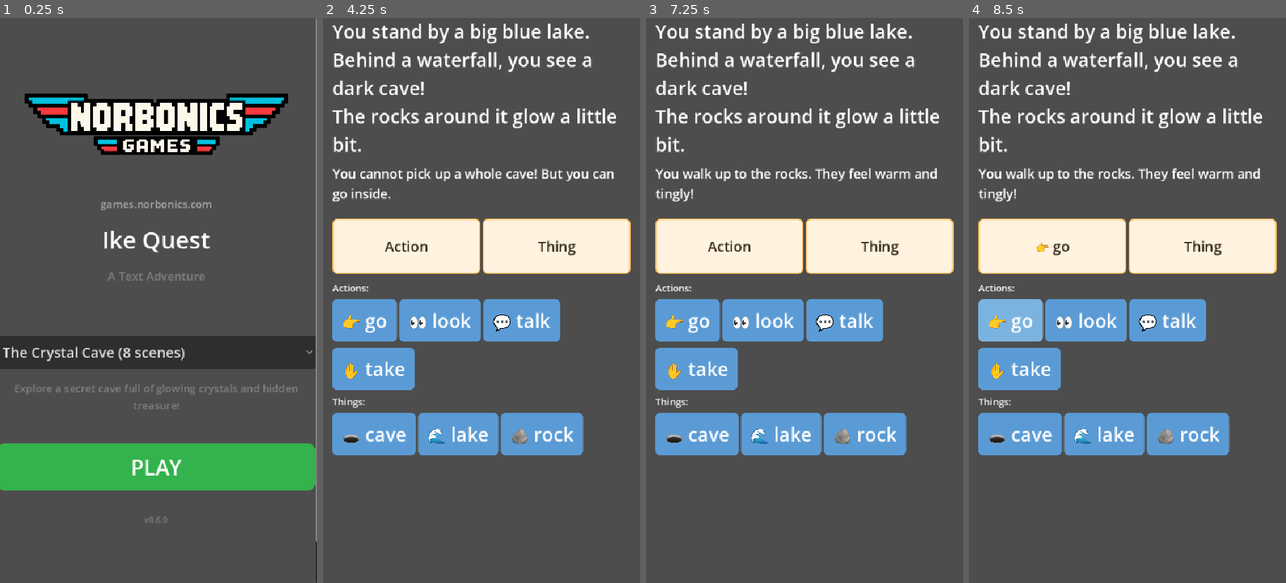
Above: before the commit, frames 1-4 (left to right).
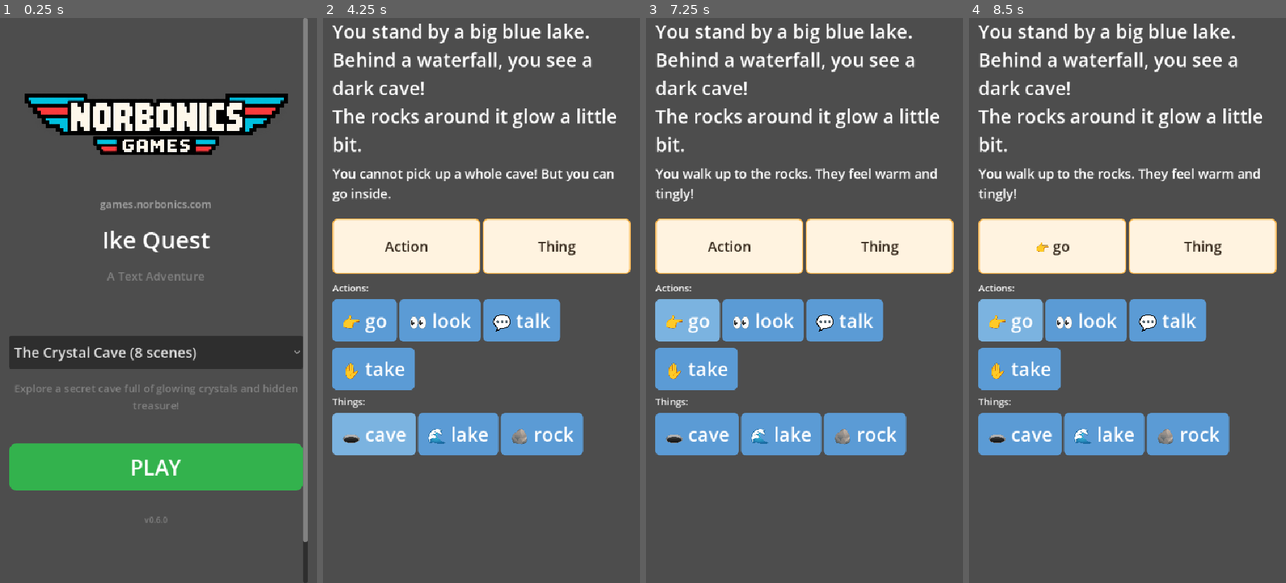
Above: after the commit, the same moments.

Repository: DlaregY/kid-text-adventure
Game: Godot game, scene res://Game.tscn
The game is run twice, just before and just after one commit, with the same random seed, the same clock (stepped at 60 frames per second) and the same inputs.
Inputs:
- Up to frame 1 (0.25 s): no input
- Up to frame 2 (4.25 s): click "PLAY" at 0.5 s; click "👀 look" at 1.25 s; click "💬 talk" at 2 s; click "✋ take" at 2.75 s; click "🕳️ cave" at 3.5 s
- Up to frame 3 (7.25 s): click "🕳️ cave" at 4.25 s; click "🌊 lake" at 5 s; click "🪨 rock" at 5.75 s; click "👉 go" at 6.5 s
- Up to frame 4 (8.5 s): click "👉 go" at 7.25 s; click "👉 go" at 8 s

The runs differ from the first frame. In frame 1, 4.1% of the frame differs, in the area x 0-100%, y 0-100%; in frame 2, 1.8%; in frame 3, 1.3%; in frame 4, nothing differs.

Commit message:
Fix menu sizing, command timing, hints, and inventory visibility

Diff:
--- a/Game.tscn
+++ b/Game.tscn
@@ -121,6 +121,8 @@
 layout_mode = 2
 size_flags_horizontal = 3
 theme_override_font_sizes/font_size = 24
+fit_to_longest_item = false
+clip_text = true
 
 [node name="TeaserLabel" type="Label" parent="ScrollContainer/Layout/MenuScreen"]
 layout_mode = 2
--- a/scripts/Game.gd
+++ b/scripts/Game.gd
@@ -132,8 +132,15 @@
 var fail_count: int = 0
 var hint_index: int = 0
 var action_fallback_map := {}
+var command_timer := Timer.new()
+var is_executing_command := false
 
 func _ready() -> void:
+	command_timer.one_shot = true
+	command_timer.wait_time = 0.5
+	command_timer.timeout.connect(_try_execute_command)
+	add_child(command_timer)
+
 	action_fallback_map = {
 		"look": LOOK_FALLBACKS, "talk": TALK_FALLBACKS, "open": OPEN_FALLBACKS,
 		"take": TAKE_FALLBACKS, "go": GO_FALLBACKS, "give": GIVE_FALLBACKS,
@@ -359,6 +366,7 @@
 	await _render_scene()
 
 func _show_menu() -> void:
+	command_timer.stop()
 	has_active_story = false
 	menu_screen.visible = true
 	command_bar.visible = false
@@ -405,6 +413,7 @@
 	_show_menu()
 
 func _render_scene() -> void:
+	command_timer.stop()
 	var scene = scenes.get(current_scene_id, null)
 	if scene == null:
 		push_error("Scene not found: " + current_scene_id)
@@ -470,7 +479,8 @@
 	scroll_container.scroll_vertical = 0
 
 func _update_inventory_ui() -> void:
-	var has_items: bool = inventory_tray.get_child_count() > 0
+	# Old tile nodes remain until queue_free() runs at the end of the frame.
+	var has_items: bool = not inventory.is_empty()
 	inventory_label.visible = has_items
 	inventory_tray.visible = has_items
 
@@ -500,7 +510,7 @@
 	return tile
 
 func _on_tile_pressed(tile: Button) -> void:
-	if not has_active_story or is_transitioning:
+	if not has_active_story or is_transitioning or is_executing_command:
 		return
 
 	var cat: String = tile.category
@@ -517,21 +527,19 @@
 	_check_slots_and_execute()
 
 func _check_slots_and_execute() -> void:
-	if not has_active_story or is_transitioning:
+	# A new selection replaces the previous delay, including incomplete input.
+	command_timer.stop()
+	if not has_active_story or is_transitioning or is_executing_command:
 		return
 	# Check if all visible required slots are filled
 	if slot1.token == "" or slot2.token == "":
 		return
-	# All slots filled — brief delay then execute
-	var scene_before: String = current_scene_id
-	await get_tree().create_timer(0.5).timeout
-	if current_scene_id != scene_before:
-		return
-	if not has_active_story or is_transitioning:
-		return
-	await _try_execute_command()
+	command_timer.start()
 
 func _try_execute_command() -> void:
+	command_timer.stop()
+	if not has_active_story or is_transitioning or is_executing_command:
+		return
 	var first: String = slot1.token
 	var second: String = slot2.token
 
@@ -540,10 +548,12 @@
 
 	var cmd: Array[String] = [first, second]
 
+	is_executing_command = true
 	var transitioned := await _apply_command(cmd)
 	if not transitioned:
 		slot1.clear()
 		slot2.clear()
+	is_executing_command = false
 
 func _apply_command(cmd: Array[String]) -> bool:
 	var scene = scenes.get(current_scene_id, null)
@@ -570,27 +580,26 @@
 			continue
 
 		# Matched
-		_reset_hints()
 		var response = str(rule.get("response", "OK."))
 		feedback_text.text = response
 
-		_apply_effects(rule.get("effects", {}))
+		var made_progress := _apply_effects(rule.get("effects", {}))
 
 		if rule.has("next"):
+			_reset_hints()
 			_transition_to_scene(str(rule["next"]))
 			return true
 		else:
-			# stay in same scene — re-render tiles so inventory moves between trays
-			await _render_scene()
+			if made_progress:
+				# Refresh inventory and reset hints only when the world changes.
+				await _render_scene()
+			else:
+				_record_no_progress()
 			feedback_text.text = response
 			return false
 
 	# No match — try smart fallback, then random default
-	fail_count += 1
-	if fail_count >= 6:
-		var scene_hints: Array = scene.get("hints", [])
-		if not scene_hints.is_empty():
-			hint_button.visible = true
+	_record_no_progress()
 	var smart: String = _get_smart_fallback(cmd)
 	if smart != "":
 		feedback_text.text = smart
@@ -679,7 +688,9 @@
 
 	return true
 
-func _apply_effects(eff: Dictionary) -> void:
+func _apply_effects(eff: Dictionary) -> bool:
+	var inventory_before: Dictionary = inventory.duplicate()
+	var flags_before: Dictionary = flags.duplicate()
 	var inv_add: Array = eff.get("inventory_add", [])
 	for item in inv_add:
 		inventory[str(item)] = true
@@ -691,6 +702,14 @@
 	var flags_set: Dictionary = eff.get("flags_set", {})
 	for k in flags_set.keys():
 		flags[str(k)] = bool(flags_set[k])
+	return inventory != inventory_before or flags != flags_before
+
+func _record_no_progress() -> void:
+	fail_count += 1
+	var scene: Dictionary = scenes.get(current_scene_id, {})
+	var hints: Array = scene.get("hints", [])
+	if fail_count >= 6 and not hints.is_empty():
+		hint_button.visible = true
 
 func _reset_hints() -> void:
 	fail_count = 0
--- /dev/null
+++ b/tests/game_regressions.gd
@@ -0,0 +1,164 @@
+extends SceneTree
+
+var failures: Array[String] = []
+var checks: int = 0
+
+func _initialize() -> void:
+	call_deferred("run")
+
+func check(condition: bool, message: String) -> void:
+	checks += 1
+	if not condition:
+		failures.append(message)
+		printerr("FAIL: ", message)
+
+func settle() -> void:
+	for i in range(12):
+		await process_frame
+
+func apply(game, command: Array[String]) -> bool:
+	return await game._apply_command(command)
+
+func tap(game, token: String) -> void:
+	for tray in [game.action_tray, game.thing_tray, game.inventory_tray]:
+		for tile in tray.get_children():
+			if not tile.is_queued_for_deletion() and tile.token == token:
+				game._on_tile_pressed(tile)
+				return
+	check(false, "Missing tile: " + token)
+
+func start_dragon(game) -> void:
+	check(game._load_story("res://stories/dragon_egg.json"), "Load Dragon Egg")
+	await game._start_story()
+	await settle()
+
+func continue_story(game) -> void:
+	while not game.continue_button.visible:
+		await process_frame
+	game.continue_button.pressed.emit()
+	while game.is_transitioning:
+		await process_frame
+
+func test_menu(game) -> void:
+	for i in range(game.story_picker.item_count):
+		game.story_picker.select(i)
+		game._on_story_selected(i)
+		await settle()
+		var rect: Rect2 = game.story_picker.get_global_rect()
+		check(rect.position.x >= 0 and rect.end.x <= root.size.x,
+			"Story picker must fit the 540px viewport: " + game.story_picker.get_item_text(i))
+	print("Checked menu bounds for every story")
+
+func test_command_delay(game) -> void:
+	await start_dragon(game)
+	tap(game, "look")
+	tap(game, "door")
+	await create_timer(0.2).timeout
+	tap(game, "key")
+	await create_timer(0.36).timeout
+	check(game.feedback_text.text.is_empty(), "Replacing a tile must restart the full command delay")
+	check(game.slot1.token == "look" and game.slot2.token == "key", "Pending replacement must remain in slots")
+	await create_timer(0.3).timeout
+	check(game.feedback_text.text == "You don't see a key anywhere in this room.", "Execute only the latest selected command")
+	check(game.slot1.token.is_empty() and game.slot2.token.is_empty(), "Clear completed command slots")
+
+	# Drag-and-drop uses the same debounce as tapping.
+	game.feedback_text.text = ""
+	game.slot1._drop_data(Vector2.ZERO, {"token": "look", "label": "look"})
+	game.slot2._drop_data(Vector2.ZERO, {"token": "door", "label": "door"})
+	await create_timer(0.2).timeout
+	game.slot2._drop_data(Vector2.ZERO, {"token": "key", "label": "key"})
+	await create_timer(0.36).timeout
+	check(game.feedback_text.text.is_empty(), "Replacing a dropped tile must restart the delay")
+	await create_timer(0.3).timeout
+	check(game.feedback_text.text == "You don't see a key anywhere in this room.", "Dropped command must execute after its own delay")
+
+	# Returning to the same scene ID in a new game must cancel old input.
+	tap(game, "look")
+	tap(game, "key")
+	await create_timer(0.2).timeout
+	game._show_menu()
+	await start_dragon(game)
+	tap(game, "look")
+	tap(game, "door")
+	await create_timer(0.32).timeout
+	check(game.feedback_text.text.is_empty(), "A previous game must not execute a new game's command")
+	await create_timer(0.3).timeout
+	check(not game.feedback_text.text.is_empty(), "New game command should still execute")
+	print("Checked tap, drag, and restart command delays")
+
+func test_hints(game) -> void:
+	await start_dragon(game)
+	game.current_scene_id = "hall"
+	await game._render_scene()
+	for i in range(5):
+		await apply(game, ["take", "key"])
+	check(not game.hint_button.visible, "Do not show hints before six attempts without progress")
+	await apply(game, ["take", "key"])
+	check(game.fail_count == 6 and game.hint_button.visible, "Blocked commands must unlock hints after six attempts")
+	game._on_hint_pressed()
+	await apply(game, ["take", "key"])
+	check(game.hint_button.visible and game.hint_index == 1, "Another blocked command must preserve hint progression")
+	await apply(game, ["open", "box"])
+	check(game.fail_count == 0 and game.hint_index == 0 and not game.hint_button.visible, "Actual puzzle progress must reset hints")
+	for i in range(6):
+		await apply(game, ["open", "box"])
+	check(game.hint_button.visible, "Repeating a completed action must not suppress hints")
+	await apply(game, ["take", "key"])
+	await continue_story(game)
+	check(game.fail_count == 0 and not game.hint_button.visible, "New scene must reset hints")
+	for i in range(6):
+		await apply(game, ["go", "key"])
+	check(game.hint_button.visible, "Unmatched commands must still unlock hints")
+	game._show_menu()
+	check(game.fail_count == 0 and not game.hint_button.visible, "Menu must reset hints")
+	# A rule can have effects without actually changing existing state.
+	check(game._load_story("res://stories/crystal_cave.json"), "Load Crystal Cave")
+	await game._start_story()
+	game.current_scene_id = "locked_door"
+	game.flags["box_opened"] = true
+	await game._render_scene()
+	await apply(game, ["take", "key"])
+	check(game.inventory.has("key") and game.fail_count == 0, "New inventory must count as progress")
+	for i in range(6):
+		await apply(game, ["take", "key"])
+	check(game.hint_button.visible, "Re-adding the same item must not count as progress")
+	print("Checked blocked actions, progress, repeated actions, and hint resets")
+
+func test_inventory(game) -> void:
+	await start_dragon(game)
+	game.current_scene_id = "dragon"
+	game.inventory["egg"] = true
+	await game._render_scene()
+	check(game.inventory_label.visible and game.inventory_tray.visible, "Show a carried item")
+	await apply(game, ["give", "egg"])
+	await continue_story(game)
+	await settle()
+	check(game.current_scene_id == "treasure" and game.inventory.is_empty(), "Giving the egg must consume the last item")
+	check(game.inventory_tray.get_child_count() == 0, "Consumed inventory must have no tiles")
+	check(not game.inventory_label.visible and not game.inventory_tray.visible, "Hide inventory after consuming its last item")
+	game.current_scene_id = "bridge"
+	game.inventory = {"rope": true, "egg": true}
+	await game._render_scene()
+	await apply(game, ["rope", "bridge"])
+	await settle()
+	check(game.inventory_label.visible and game.inventory_tray.get_child_count() == 1, "Keep inventory visible when another item remains")
+	print("Checked inventory visibility after consumption")
+
+func run() -> void:
+	create_timer(60).timeout.connect(func():
+		printerr("FAIL: Regression suite timed out")
+		quit(1)
+	)
+	root.size = Vector2i(540, 960)
+	var game = load("res://Game.tscn").instantiate()
+	root.add_child(game)
+	await settle()
+	await test_menu(game)
+	await test_command_delay(game)
+	await test_hints(game)
+	await test_inventory(game)
+	print("Game regression checks=", checks, "; failures=", failures.size())
+	game.queue_free()
+	await process_frame
+	quit(0 if failures.is_empty() else 1)
Not shown, changed: CLAUDE.md
Not shown, changed: README.md
Not shown, changed: docs/creating-stories.md
